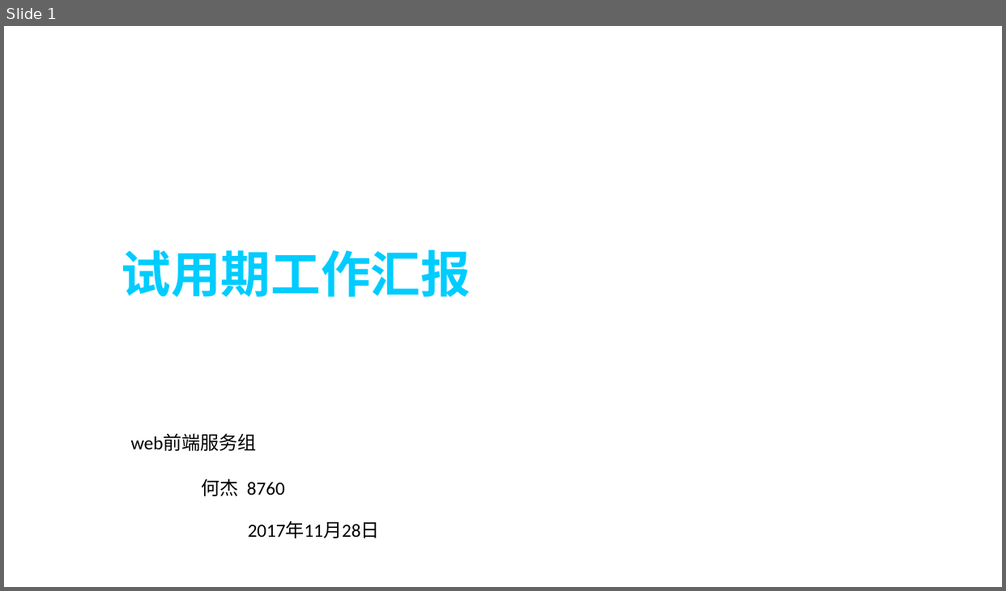
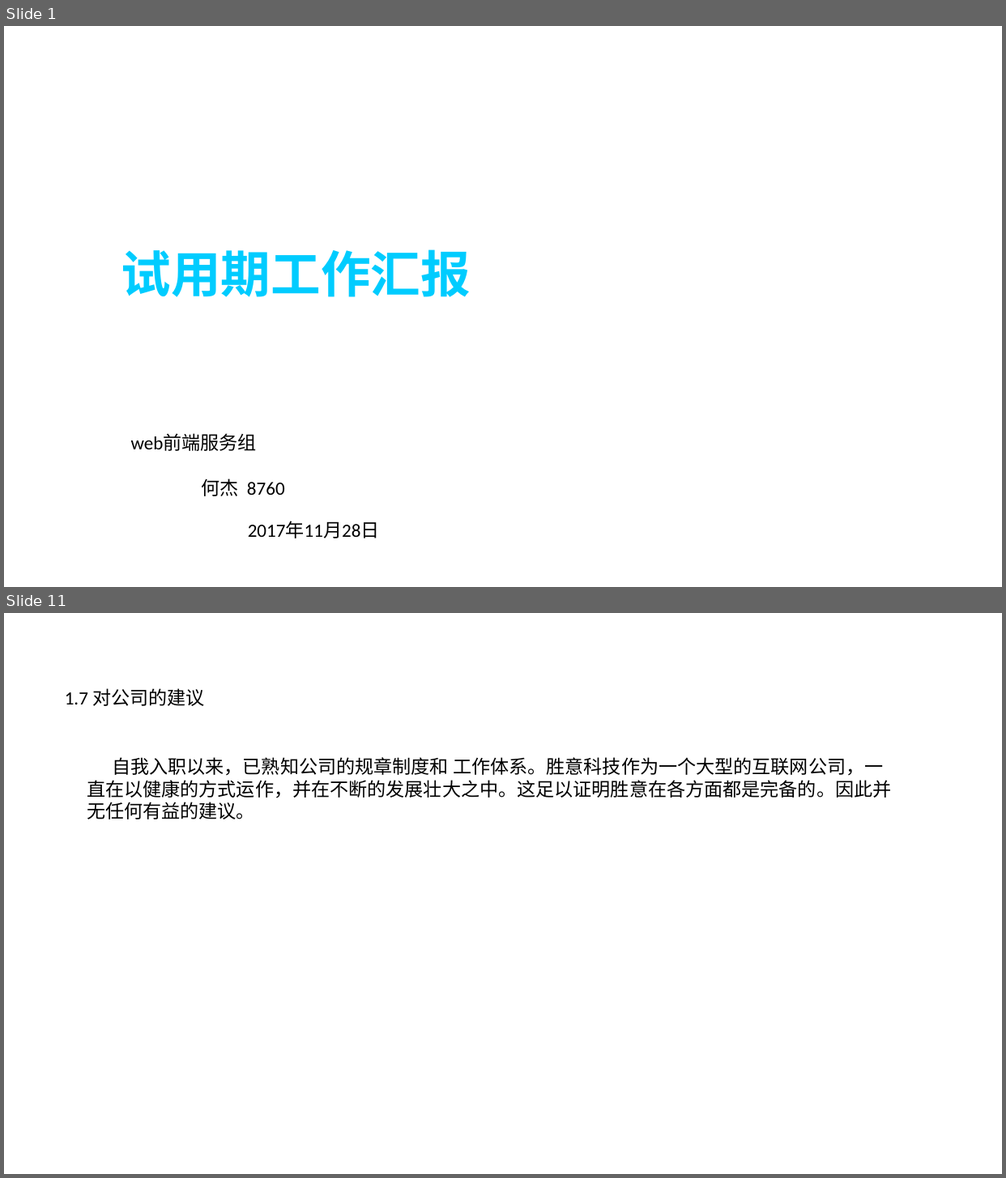
Before and after one commit to hiliny/lessonProject, a slide deck: documents/工作汇报.pptx. Shown one above the other, each under a label of ours: slide 1 before the commit, slides 1 and 11 after it; the slides between them are not shown. The pictures are 1006x591 and 1006x1178 pixels, drawn with LibreOffice and Linux fonts; fonts in the diff are those of the drawing; background and template pictures are left out. Boxes give left, top, right and bottom in pixels: in the first picture for what was removed or moved away, otherwise in the second. Text is boxed around its words. In the diff, an @@ line names an element or a change of style, - is before the commit and + after.

```diff
--- a/documents/工作汇报.pptx
+++ b/documents/工作汇报.pptx
@@ slide 11 added at <box>4,613,1002,1174</box>, background picture (left out) @@
@@ text added at <box>65,688,205,706</box>, 18 pt, text #000000 @@
+1.7 对公司的建议
@@ text added at <box>87,757,891,820</box>, 18 pt, text #000000 @@
+自我入职以来，已熟知公司的规章制度和 工作体系。胜意科技作为一个大型的互联网公司，一直在以健康的方式运作，并在不断的发展壮大之中。这足以证明胜意在各方面都是完备的。因此并无任何有益的建议。
```
Also in this commit, not shown: 9 other slides added, 6 slides removed.
